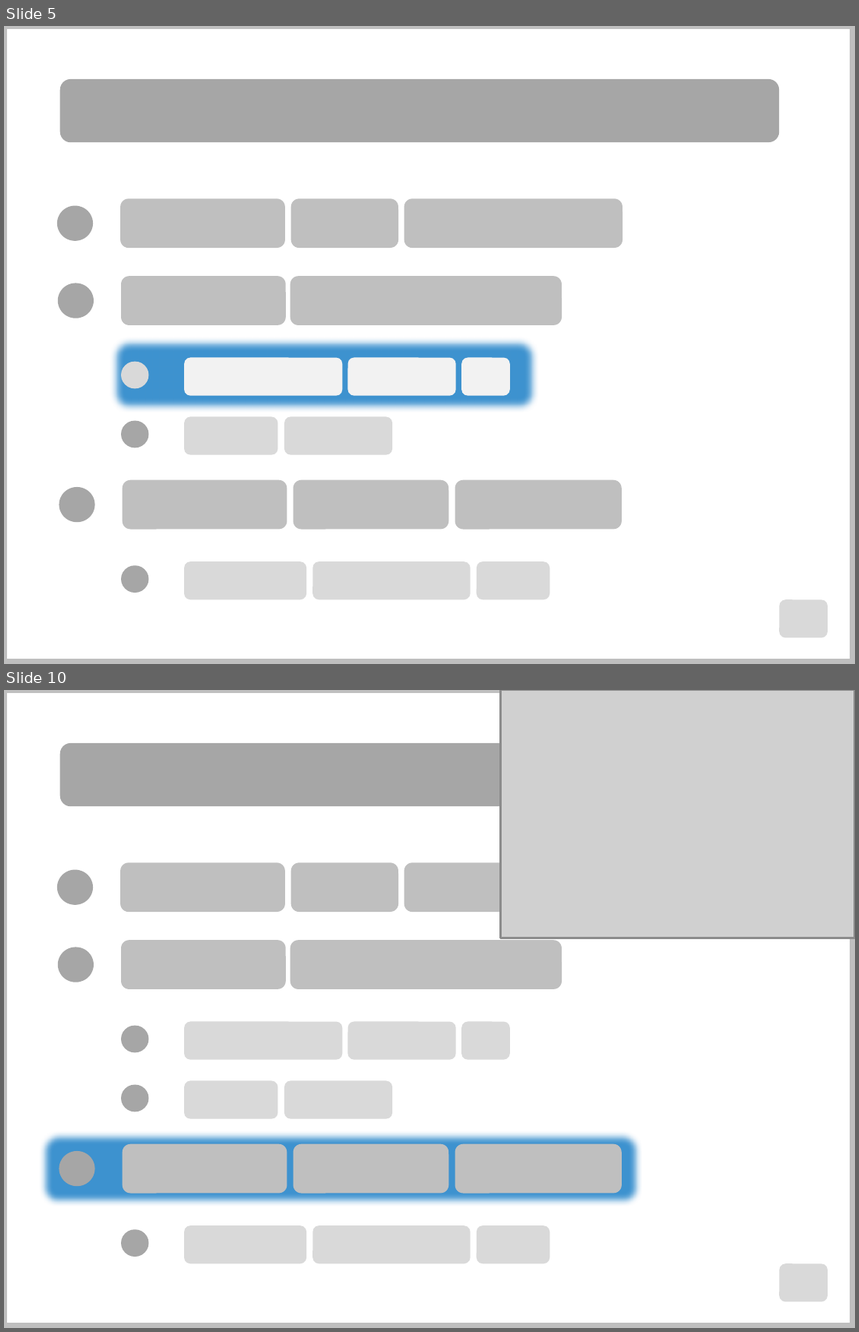
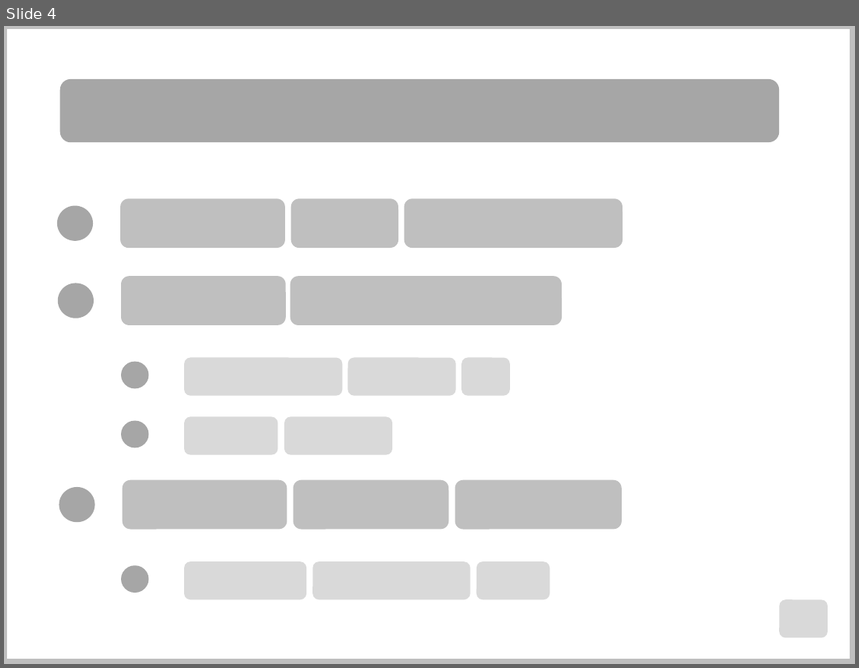
Before and after one commit to PowerPointLabs/PowerPointLabs, a slide deck: doc/Highlight points gif.pptx. Shown one above the other, each under a label of ours: slides 5 and 10 before the commit, slide 4 after it; the slides between them are not shown. The pictures are 859x1332 and 859x668 pixels, drawn with LibreOffice and Linux fonts; fonts in the diff are those of the drawing; grey boxes stand for pictures. Boxes give left, top, right and bottom in pixels: in the first picture for what was removed or moved away, otherwise in the second. Text is boxed around its words. In the diff, an @@ line names an element or a change of style, - is before the commit and + after.

```diff
--- a/doc/Highlight points gif.pptx
+++ b/doc/Highlight points gif.pptx
@@ slide 10 removed at (x1=4, y1=690, x2=855, y2=1328), background #FFFFFF; not listed: 1 template element that a slide beside it also shows @@
@@ picture removed at (x1=500, y1=690, x2=855, y2=939) @@
@@ rounded rectangle removed at (x1=59, y1=743, x2=778, y2=807) @@
@@ ellipse removed at (x1=57, y1=871, x2=94, y2=907) @@
@@ rounded rectangle removed at (x1=121, y1=863, x2=285, y2=911) @@
@@ rounded rectangle removed at (x1=291, y1=863, x2=398, y2=911) @@
@@ rounded rectangle removed at (x1=404, y1=863, x2=623, y2=911) @@
@@ ellipse removed at (x1=57, y1=948, x2=94, y2=983) @@
@@ rounded rectangle removed at (x1=121, y1=941, x2=285, y2=990) @@
@@ rounded rectangle removed at (x1=291, y1=941, x2=563, y2=990) @@
@@ ellipse removed at (x1=121, y1=1026, x2=148, y2=1054) @@
@@ rounded rectangle removed at (x1=185, y1=1022, x2=342, y2=1060) @@
@@ rounded rectangle removed at (x1=349, y1=1022, x2=457, y2=1060) @@
@@ rounded rectangle removed at (x1=462, y1=1022, x2=510, y2=1060) @@
@@ ellipse removed at (x1=121, y1=1086, x2=148, y2=1113) @@
@@ rounded rectangle removed at (x1=185, y1=1081, x2=278, y2=1120) @@
@@ rounded rectangle removed at (x1=285, y1=1081, x2=393, y2=1120) @@
@@ rounded rectangle removed at (x1=40, y1=1131, x2=642, y2=1205) @@
@@ rounded rectangle removed at (x1=123, y1=1145, x2=287, y2=1195) @@
@@ rounded rectangle removed at (x1=294, y1=1145, x2=449, y2=1195) @@
@@ rounded rectangle removed at (x1=455, y1=1145, x2=621, y2=1195) @@
@@ ellipse removed at (x1=59, y1=1152, x2=95, y2=1188) @@
@@ ellipse removed at (x1=121, y1=1230, x2=148, y2=1258) @@
@@ rounded rectangle removed at (x1=185, y1=1227, x2=308, y2=1265) @@
@@ rounded rectangle removed at (x1=313, y1=1227, x2=470, y2=1265) @@
@@ rounded rectangle removed at (x1=477, y1=1227, x2=549, y2=1265) @@
@@ rounded rectangle removed at (x1=778, y1=1265, x2=828, y2=1303) @@
@@ what was slide 5 is now slide 4 @@
@@ slide 4 changed as well @@
@@ rounded rectangle removed at (x1=110, y1=337, x2=538, y2=411) @@
@@ ellipse at (x1=121, y1=362, x2=148, y2=390): fill #D9D9D9 to #A6A6A6 @@
@@ fill #F2F2F2 to #D9D9D9 in 3 elements at (x1=185, y1=358, x2=342, y2=396), (x1=349, y1=358, x2=457, y2=396), (x1=462, y1=358, x2=510, y2=396) @@
```
Also in this commit, not shown: 3 other slides changed, 7 other slides removed.
